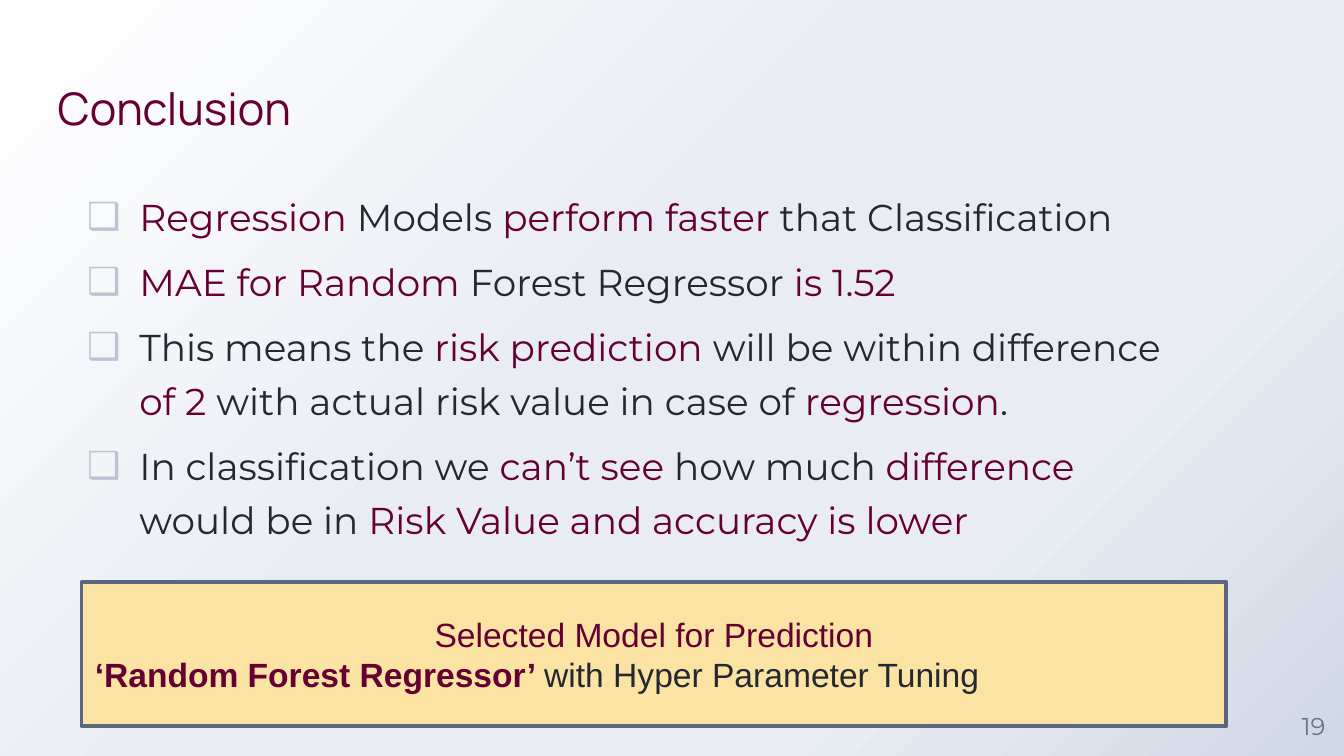
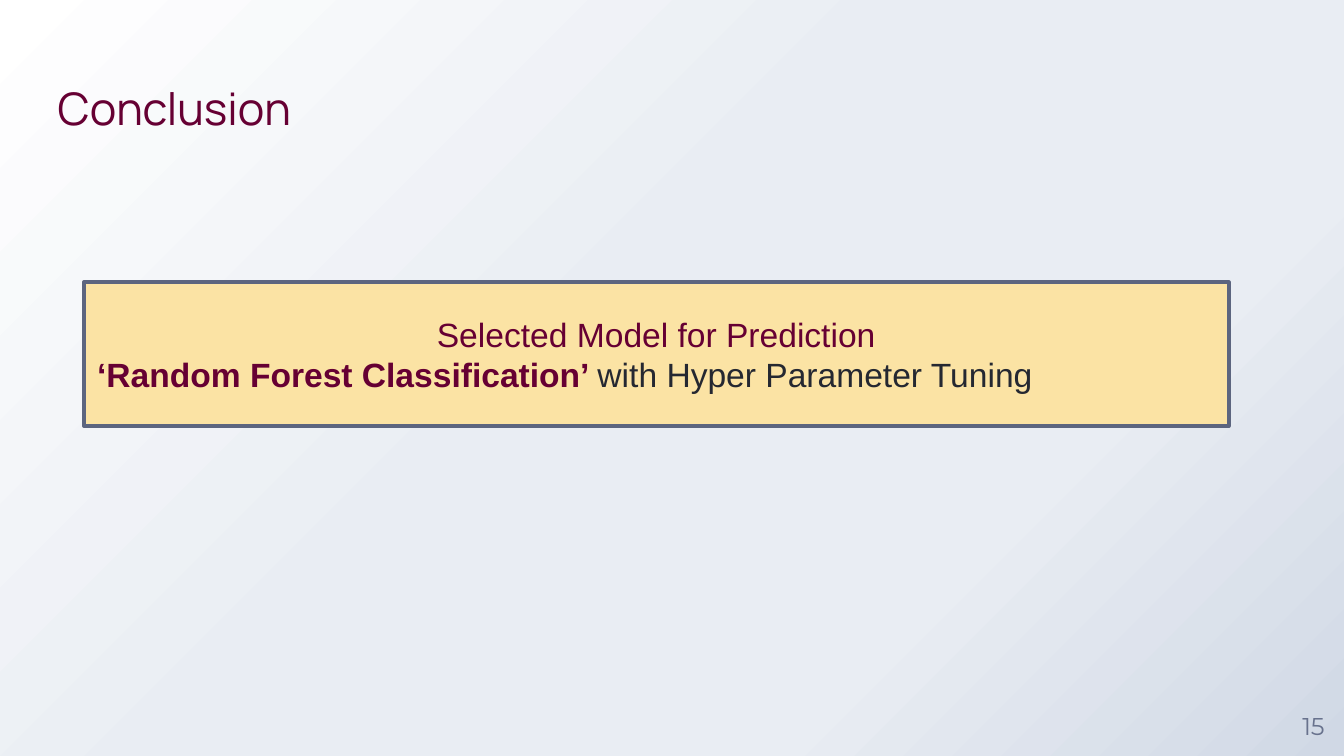
Before and after one commit to vivekgulavani/Prudential-Data-Machine-Learning, a slide deck: slide 15 of Prudential Insurance Machine Learning V1.0.pptx (slide 19 before the commit). Drawn at 1344x756 pixels with LibreOffice and Linux fonts; fonts in the diff are those of the drawing; background and template pictures are left out. Boxes give left, top, right and bottom in pixels: in the first picture for what was removed or moved away, otherwise in the second. Text is boxed around its words. In the diff, an @@ line names an element or a change of style, - is before the commit and + after.

```diff
--- a/Prudential Insurance Machine Learning V1.0.pptx
+++ b/Prudential Insurance Machine Learning V1.0.pptx
@@ text removed at [139,203,1161,542] @@
-❑ Regression Models perform faster that Classification
-❑ MAE for Random Forest Regressor is 1.52
-❑ This means the risk prediction will be within difference of 2 with actual risk value in case of regression.
-❑ In classification we can’t see how much difference would be in Risk Value and accuracy is lower
@@ rectangle "Selected Model for Prediction": place and size @@
-rectangle "Selected Model for Prediction" at [82,582,1227,726]
+rectangle "Selected Model for Prediction" at [83,282,1228,426]
@@ text in rectangle at [97,362,1032,393]: text changed; text colour #252831 to #660033; bold on @@
-‘Random Forest Regressor’ with Hyper Parameter Tuning
+‘Random Forest Classification’ with Hyper Parameter Tuning
@@ page number at [1302,718,1324,735]: text changed @@
-19
+15
```
Also in this commit, not shown: 1 other slide changed, 4 slides removed.
